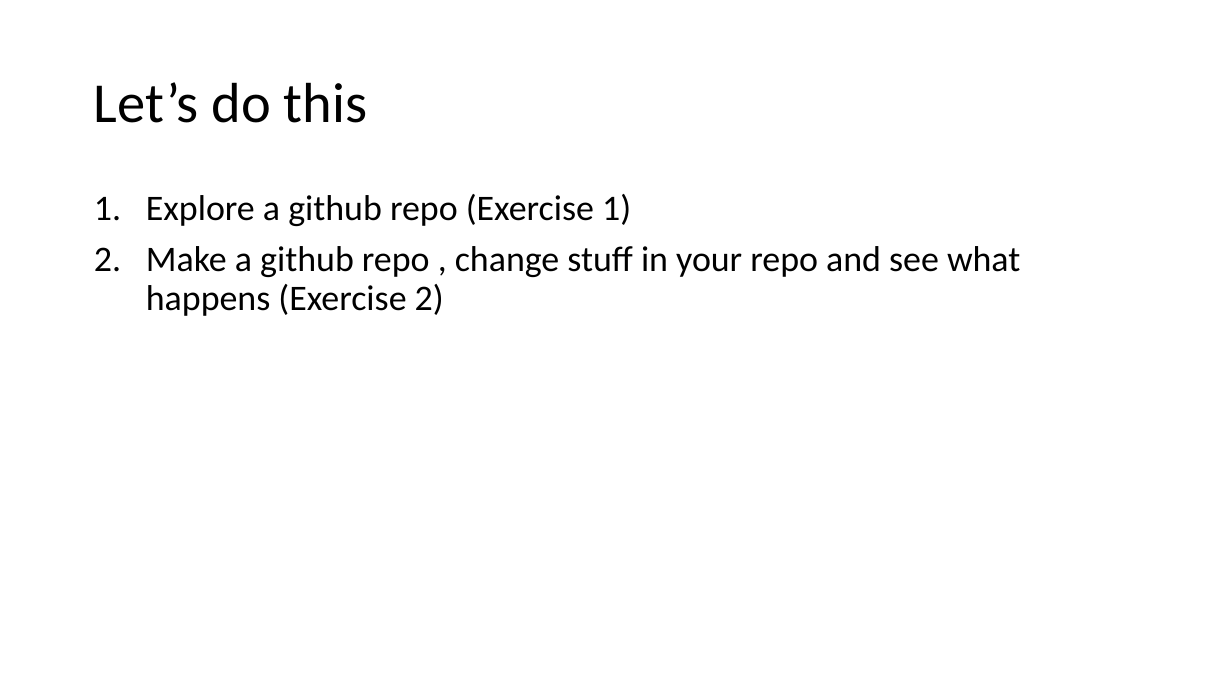
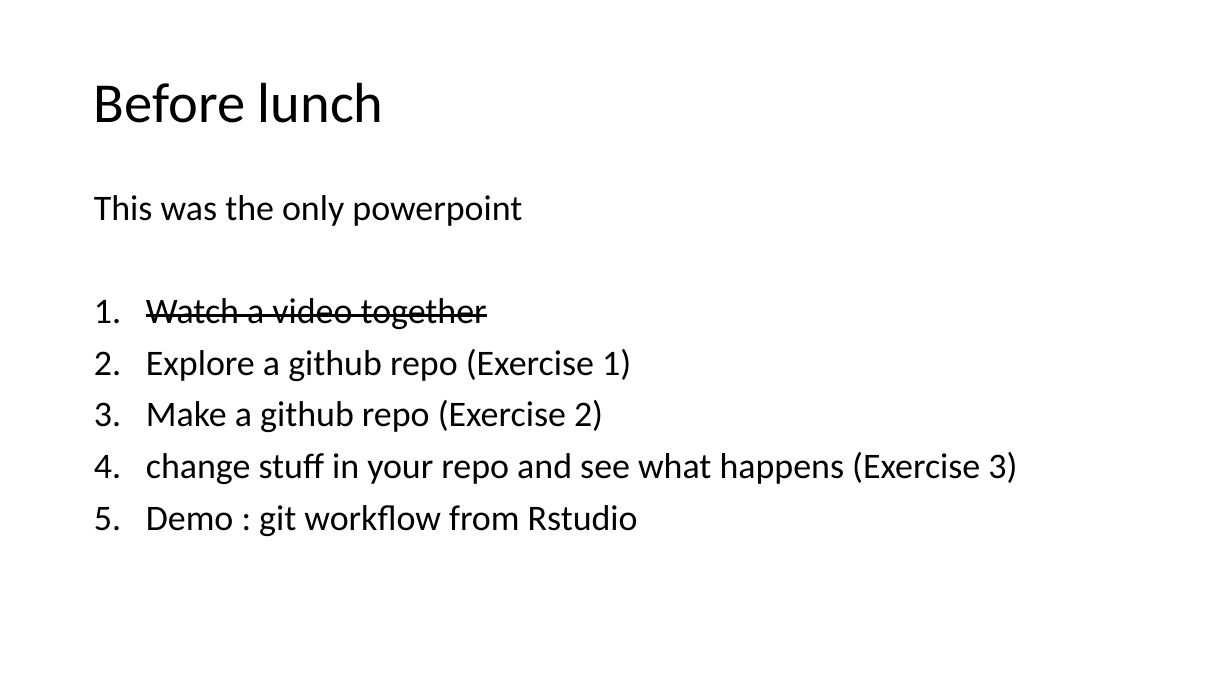
Before and after one commit to VHP4Safety/github_intro_training, a slide deck: slide 28 of powerpoints/github_part1.pptx (slide 23 before the commit). Drawn at 1232x693 pixels with LibreOffice and Linux fonts; fonts in the diff are those of the drawing. Boxes give left, top, right and bottom in pixels: in the first picture for what was removed or moved away, otherwise in the second. Text is boxed around its words. In the diff, an @@ line names an element or a change of style, - is before the commit and + after.

```diff
--- a/powerpoints/github_part1.pptx
+++ b/powerpoints/github_part1.pptx
@@ title at (94, 82, 384, 123): text changed @@
-Let’s do this
+Before lunch
@@ text at (94, 195, 522, 329): paragraphs added @@
+This was the only powerpoint
+1. Watch a video together
@@ text at (146, 400, 1017, 536): text changed @@
-2. Make a github repo , change stuff in your repo and see what happens (Exercise 2)
+3. Make a github repo (Exercise 2)
+4. change stuff in your repo and see what happens (Exercise 3)
+5. Demo : git workflow from Rstudio
```
Also in this commit, not shown: 11 other slides changed, 7 slides added, 1 other file.
